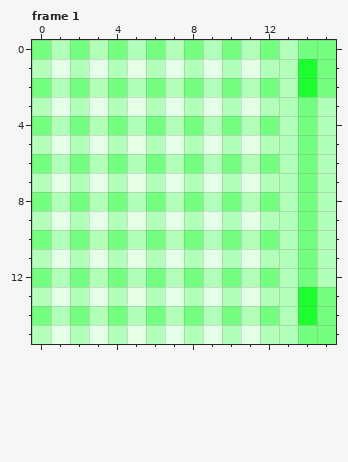
Two states of a pixel-art file, Assets/UI/UI_FinishScreen.aseprite. The first picture shows the starting point.
16x16 pixels, 1 frame. Shown: frame 1. The commit also changed other frames, which this record leaves out.
And afterwards:
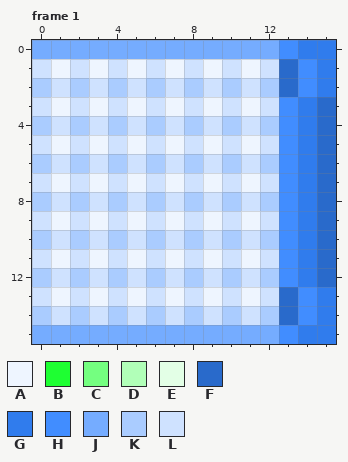
Palette (. is transparent): A #eef5ff  B #1eff32  C #74ff80  D #b1ffb8  E #e3ffe6  F #296acb  G #307ced  H #418dff  J #75acff  K #aaccff  L #cfe2ff
Diff:
layer "base" added
layer "Hue" hue added
layer "Layer 1" removed
Changed rows in their new state; - is an unchanged pixel.
Frame 1, layer "Hue":
first column x 0:
 0 JJJJJJJJJJJJJHGG
 1 LALALALALALALFHG
 2 KLKLKLKLKLKLKFHG
 3 LALALALALALALHGF
 4 KLKLKLKLKLKLKHGF
 5 LALALALALALALHGF
 6 KLKLKLKLKLKLKHGF
 7 LALALALALALALHGF
 8 KLKLKLKLKLKLKHGF
 9 LALALALALALALHGF
10 KLKLKLKLKLKLKHGF
11 LALALALALALALHGF
12 KLKLKLKLKLKLKHGF
13 LALALALALALALFHG
14 KLKLKLKLKLKLKFHG
15 JJJJJJJJJJJJJHGG
